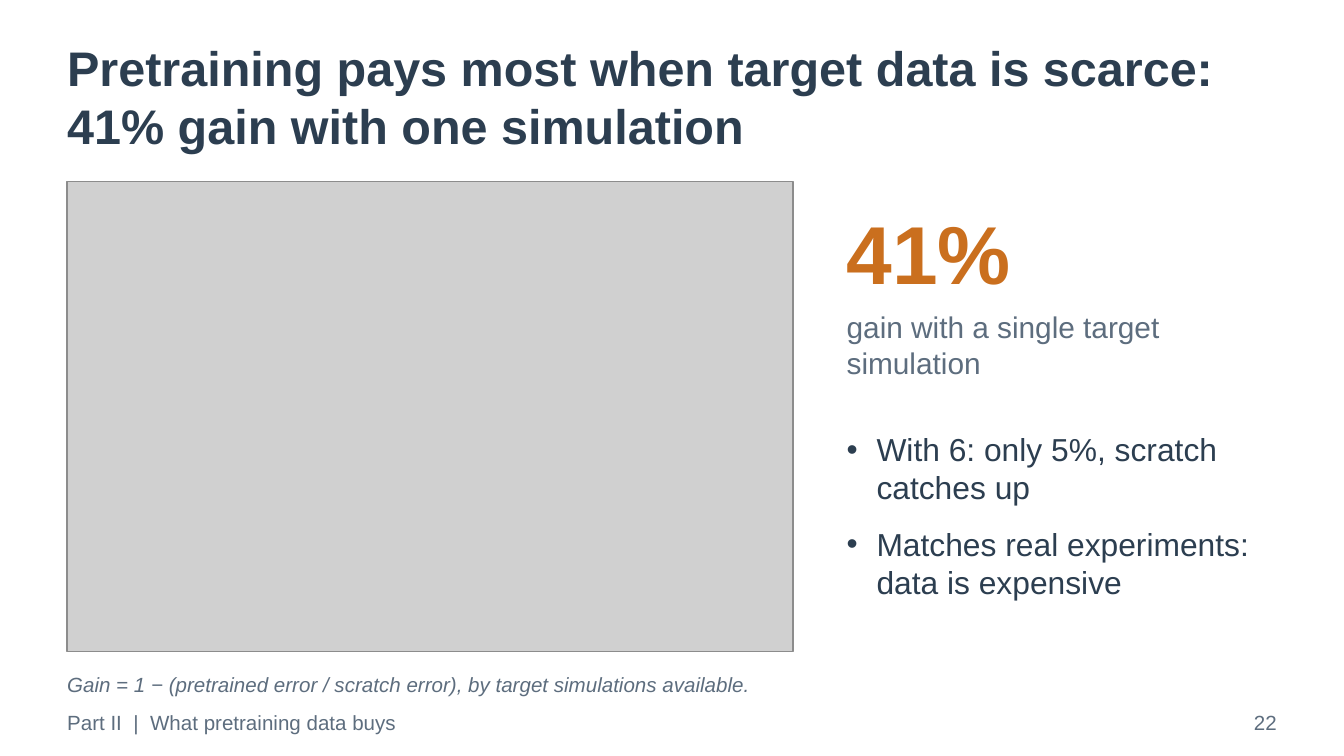
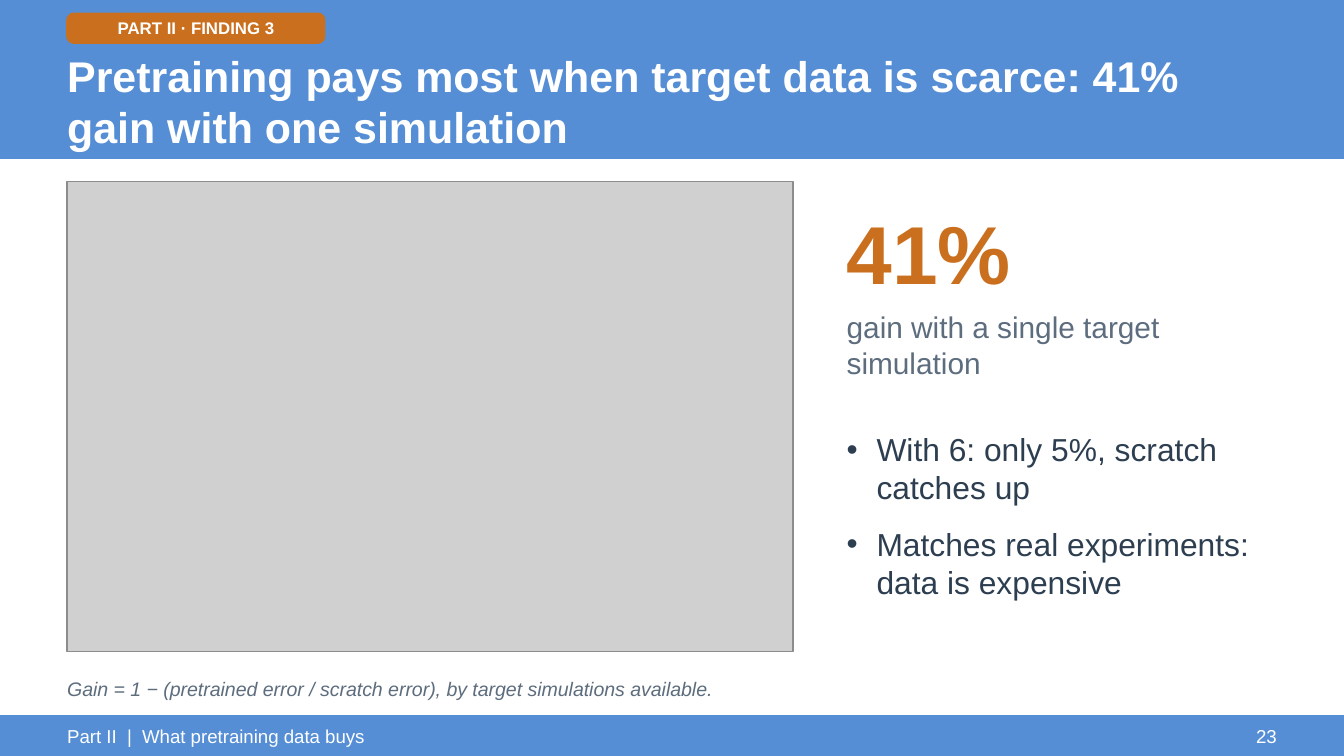
Before and after one commit to ARYAMANN7279/aurora-from-scratch-jax, a slide deck: slide 23 of UGP_Final/UGP_Final_Presentation.pptx (slide 22 before the commit). Drawn at 1344x756 pixels with LibreOffice and Linux fonts; fonts in the diff are those of the drawing; grey boxes stand for pictures. Boxes give left, top, right and bottom in pixels: in the first picture for what was removed or moved away, otherwise in the second. Text is boxed around its words. In the diff, an @@ line names an element or a change of style, - is before the commit and + after.

Commit message:
UGP_Final: deck restyled to the UGP-I/II look (light-blue covers, blue header band), approach/finding tags on every slide, Part I and Part II summary slides; unused figures and their code removed

```diff
--- a/UGP_Final/UGP_Final_Presentation.pptx
+++ b/UGP_Final/UGP_Final_Presentation.pptx
@@ rectangle added at (x1=0, y1=0, x2=1344, y2=159), fill #558ED5, outline #558ED5 1 pt @@
@@ rounded rectangle added at (x1=67, y1=13, x2=325, y2=43), fill #CA6F1E, outline #CA6F1E 1 pt @@
@@ text added at (x1=118, y1=22, x2=274, y2=34), 9 pt, text #FFFFFF, bold @@
+PART II · FINDING 3
@@ text "Pretraining pays most when target ..." moved from (x1=67, y1=51, x2=1213, y2=153) to (x1=67, y1=61, x2=1179, y2=152) @@
@@ text "Pretraining pays most when target ..." at (x1=67, y1=61, x2=1179, y2=152): size 26 to 23 pt, text colour #2C3E50 to #FFFFFF; vertical alignment top to middle @@
@@ text "Gain = 1 − (pretrained ..." at (x1=67, y1=682, x2=712, y2=700): size 11 to 10.5 pt @@
@@ rectangle added at (x1=0, y1=716, x2=1344, y2=755), fill #558ED5, outline #558ED5 1 pt @@
@@ text removed at (x1=1254, y1=715, x2=1277, y2=730) @@
-22
@@ text "Part II | What pretraining ..." moved from (x1=67, y1=715, x2=395, y2=735) to (x1=67, y1=729, x2=364, y2=747) @@
@@ text "Part II | What pretraining ..." at (x1=67, y1=729, x2=364, y2=747): size 11 to 10 pt, text colour #5D6D7E to #FFFFFF @@
@@ text added at (x1=1256, y1=730, x2=1277, y2=743), 10 pt, text #FFFFFF @@
+23
```
Also in this commit, not shown: 37 other slides changed, 2 slides added, 15 other files.
